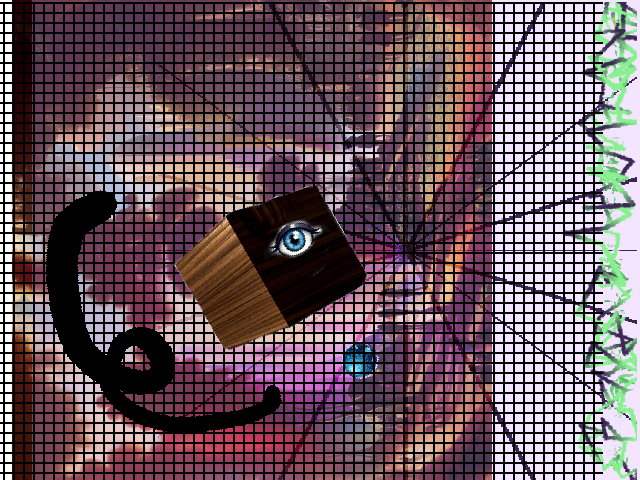
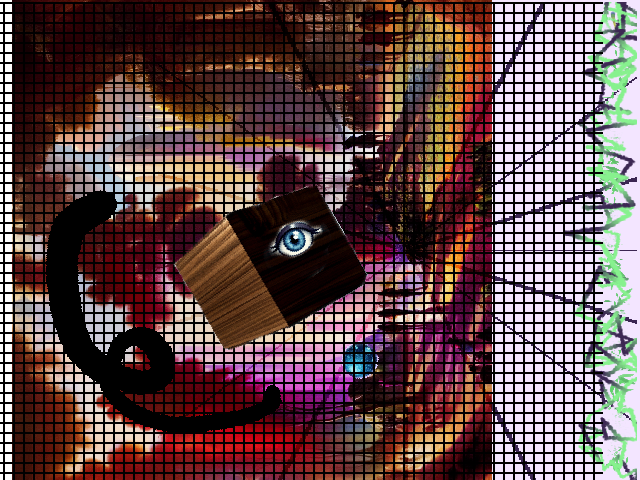
Layers edited between the first and the second 640px x 480px image:
"color overlay": blend normal → overlay over [32, 0, 492, 480]
